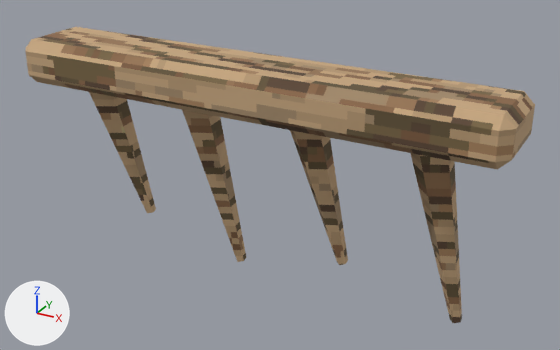
Two versions of the glTF model ArenaTaticaUnity/Assets/ArenaTatica/Resources/Models/Mapa/deserto/beira_reta.glb, one commit apart.
One viewpoint serves both versions: a 50 mm camera at (0.717, -1.19, 0.428) aimed at (0.046, 0.029, -0.182). Every picture has the same lights, and +X, +Y and +Z are marked at lower left. The picture after the commit comes second.

Objects in the first picture: 'deserto_beira_reta'.
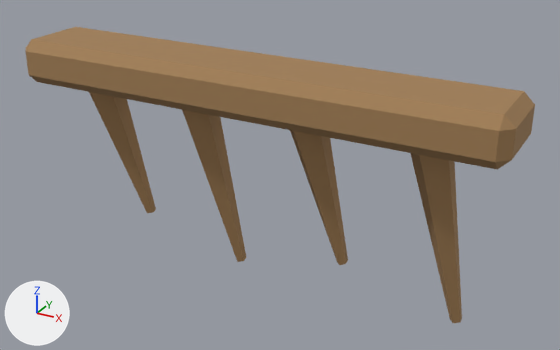
Pixel boxes [x1, y1, x2, y2] of what changed, in the pictures (560 x 350 px):
```json
{"object": "deserto_beira_reta", "change": "surface changed", "before": [25, 27, 535, 323], "after": [25, 27, 535, 323]}
```

Edits to the scene script, one JSON object a line:
```json
{"block": "mat_deserto_casca", "where": "n0 = _N.new('ShaderNodeBsdfPrincipled'); n0.name = 'Principled BSDF'"}
{"op": "set", "path": "n0.inputs[2].default_value", "old": "0.9", "new": "0.88", "note": "'Roughness'"}
{"block": "mat_deserto_casca", "where": "n2 = _N.new('ShaderNodeMix'); n2.name = 'Mix'"}
{"op": "add", "block": "mat_deserto_casca", "code": "n2.inputs[7].default_value = (0.36, 0.21, 0.09, 1.0)  # 'B', brown #a27e55"}
{"op": "remove", "block": "mat_deserto_casca", "code": "n4 = _N.new('ShaderNodeTexImage'); n4.name = 'Image Texture'"}
{"op": "remove", "block": "mat_deserto_casca", "code": "n4.image = img_deserto_casca"}
{"op": "remove", "block": "mat_deserto_casca", "code": "n4.interpolation = 'Closest'"}
{"block": "mat_deserto_casca", "where": "n3 = _N.new('ShaderNodeVertexColor'); n3.name = 'Color Attribute'"}
{"op": "remove", "block": "mat_deserto_casca", "code": "_L.new(n3.outputs[0], n2.inputs[7])  # 'Color' to 'B'"}
{"op": "remove", "block": "mat_deserto_casca", "code": "_L.new(n4.outputs[0], n2.inputs[6])  # 'Color' to 'A'"}
{"op": "add", "block": "mat_deserto_casca", "code": "_L.new(n3.outputs[0], n2.inputs[6])  # 'Color' to 'A'"}
```
